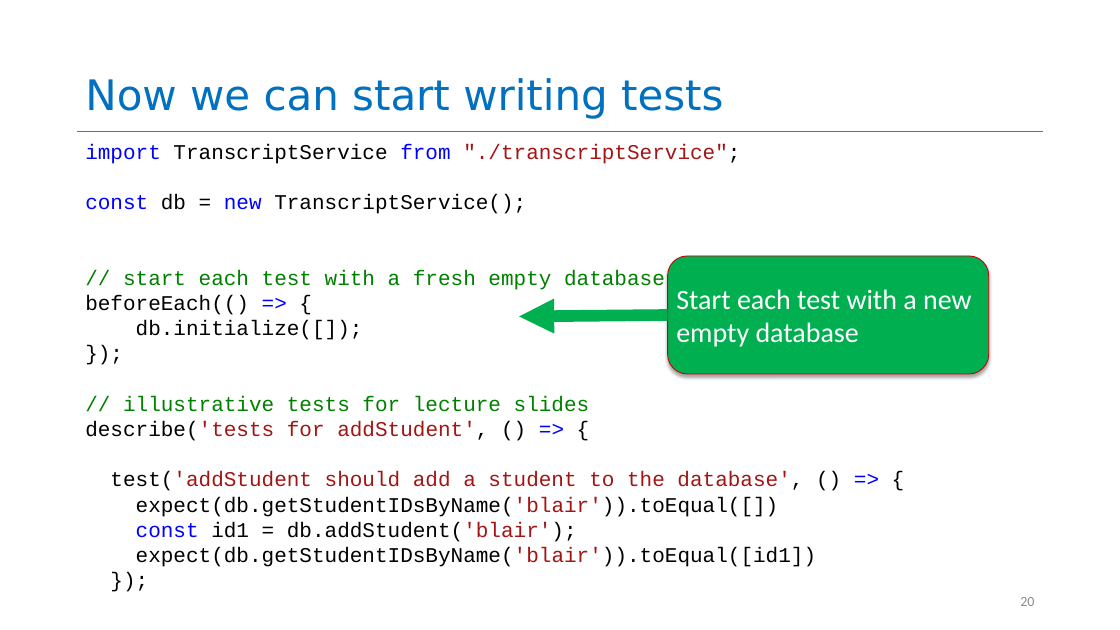
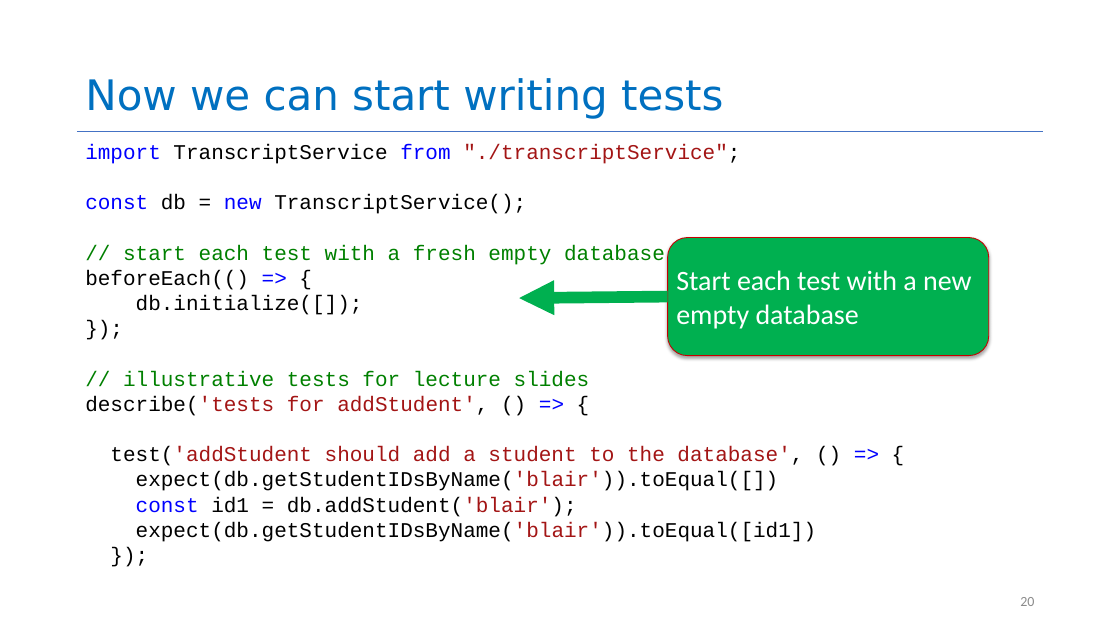
Before and after one commit to yashburshe/CS4530-Fall-2025, a slide deck: slide 20 of Slides/Module 02 From Requirements to Code.pptx. Drawn at 1120x630 pixels with LibreOffice and Linux fonts; fonts in the diff are those of the drawing. Boxes give left, top, right and bottom in pixels: in the first picture for what was removed or moved away, otherwise in the second. Text is boxed around its words. In the diff, an @@ line names an element or a change of style, - is before the commit and + after.

```diff
--- a/Slides/Module 02 From Requirements to Code.pptx
+++ b/Slides/Module 02 From Requirements to Code.pptx
@@ text "import TranscriptService from "./transcriptService";" rewrapped from (x1=85, y1=144, x2=816, y2=567) to (x1=85, y1=144, x2=816, y2=542) @@
@@ rounded rectangle "Start each test with a ..." moved from (x1=668, y1=256, x2=989, y2=375) to (x1=668, y1=238, x2=989, y2=356) @@
@@ arrow moved from (668, 315) - (519, 317) to (668, 297) - (519, 298) @@
```
Also in this commit, not shown: 3 other slides changed, 1 other file.
